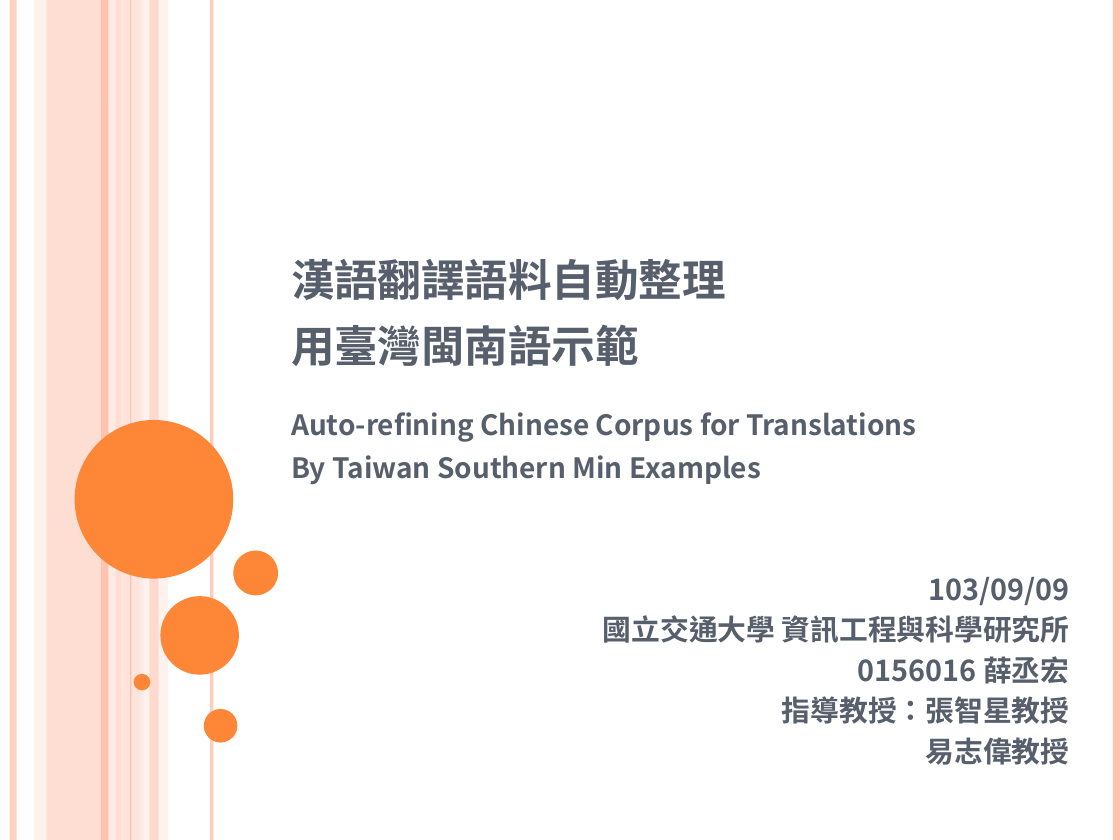
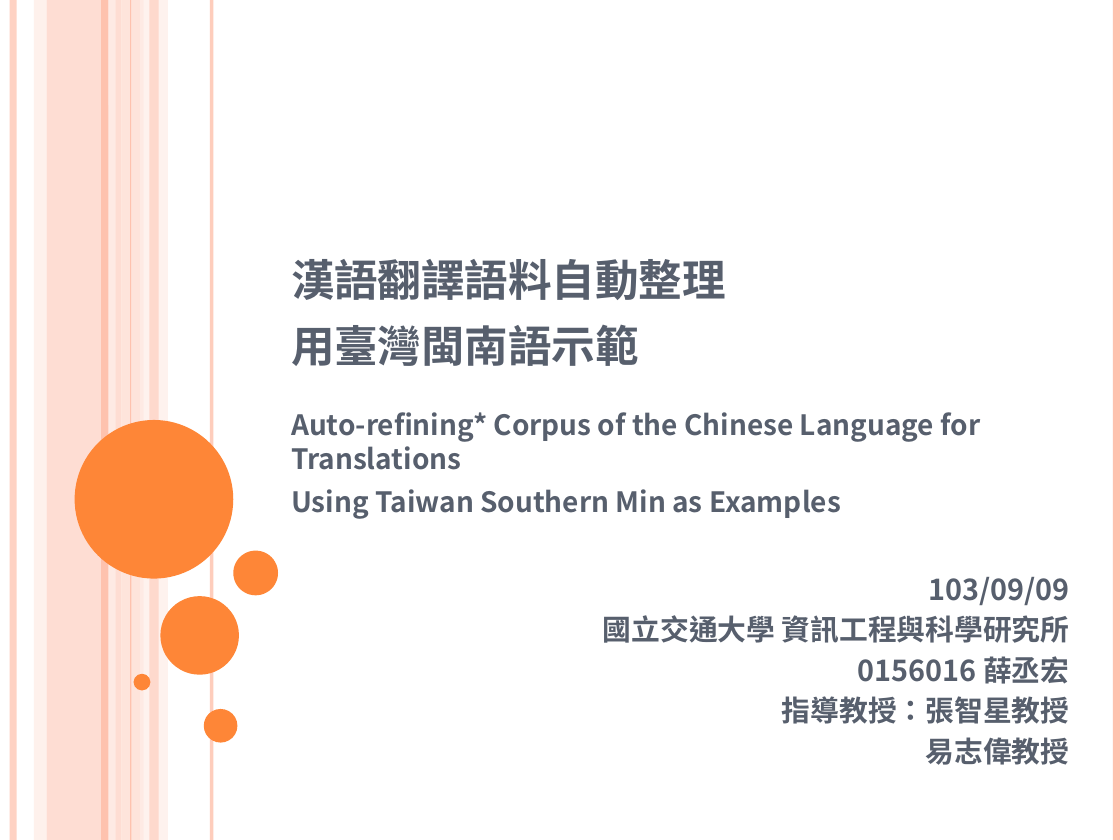
Before and after one commit to sih4sing5hong5/po3-ko3_tau5-iann2-phinn3, a slide deck: slide 1 of 翻譯報告.pptx. Drawn at 1120x840 pixels with LibreOffice and Linux fonts; fonts in the diff are those of the drawing; background and template pictures are left out. Boxes give left, top, right and bottom in pixels: in the first picture for what was removed or moved away, otherwise in the second. Text is boxed around its words. In the diff, an @@ line names an element or a change of style, - is before the commit and + after.

Commit message:
恰老師討論改標題 丞宏

```diff
--- a/翻譯報告.pptx
+++ b/翻譯報告.pptx
@@ subtitle at [291,412,980,519]: text changed @@
-Auto-refining Chinese Corpus for Translations
-By Taiwan Southern Min Examples
+Auto-refining* Corpus of the Chinese Language for Translations
+Using Taiwan Southern Min as Examples
```
